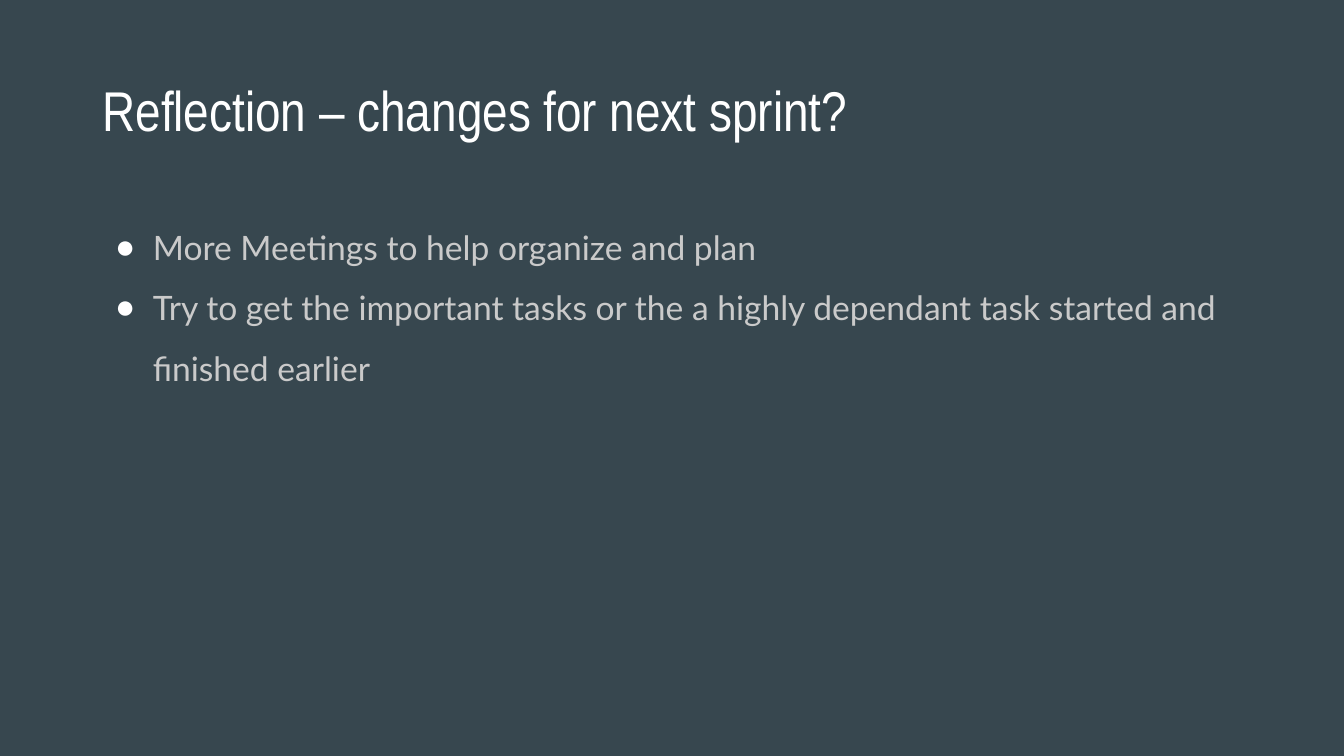
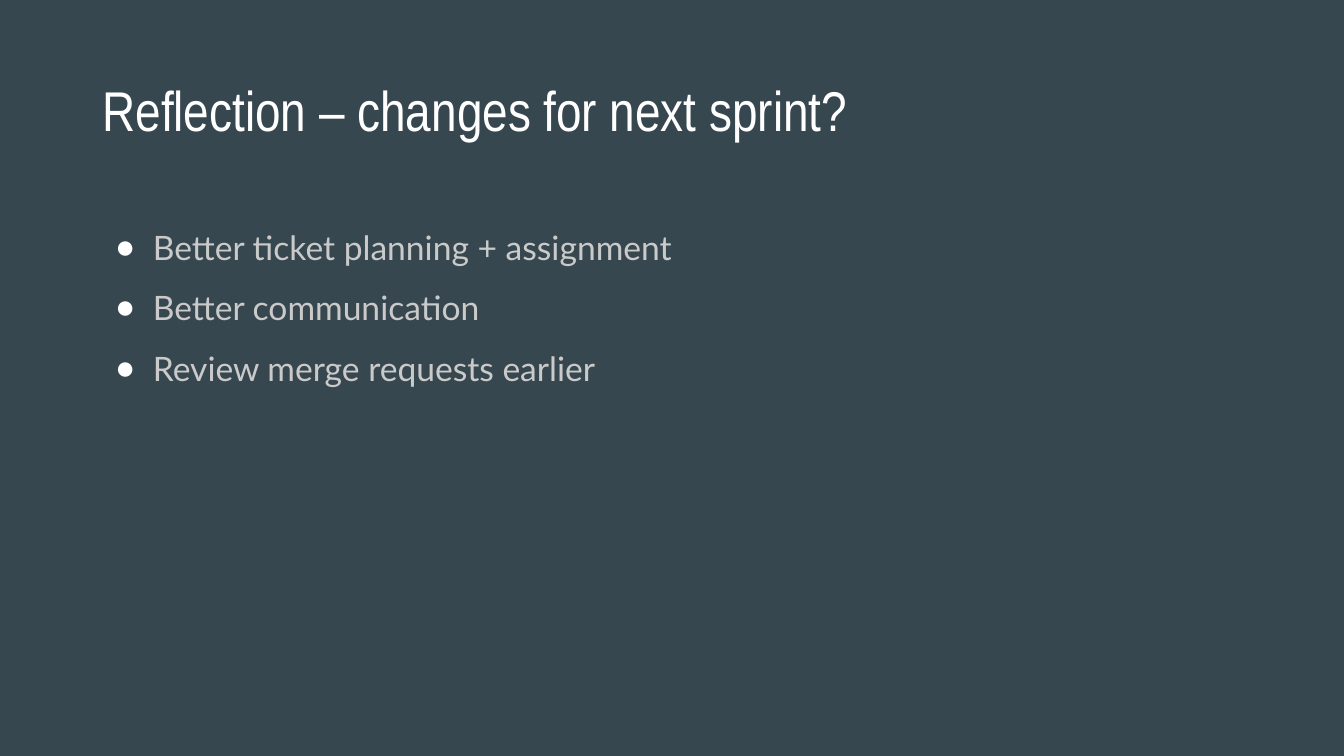
Before and after one commit to rehan-code/Game-Library-Web-App, a slide deck: slide 12 of CIS4250_Retrospective.pptx. Drawn at 1344x756 pixels with LibreOffice and Linux fonts; fonts in the diff are those of the drawing. Boxes give left, top, right and bottom in pixels: in the first picture for what was removed or moved away, otherwise in the second. Text is boxed around its words. In the diff, an @@ line names an element or a change of style, - is before the commit and + after.

```diff
--- a/CIS4250_Retrospective.pptx
+++ b/CIS4250_Retrospective.pptx
@@ text at (153,235,672,387): text changed @@
-● More Meetings to help organize and plan
-● Try to get the important tasks or the a highly dependant task started and finished earlier
+● Better ticket planning + assignment
+● Better communication
+● Review merge requests earlier
```
Also in this commit, not shown: 10 other slides changed, 1 slide added, 1 slide removed.
